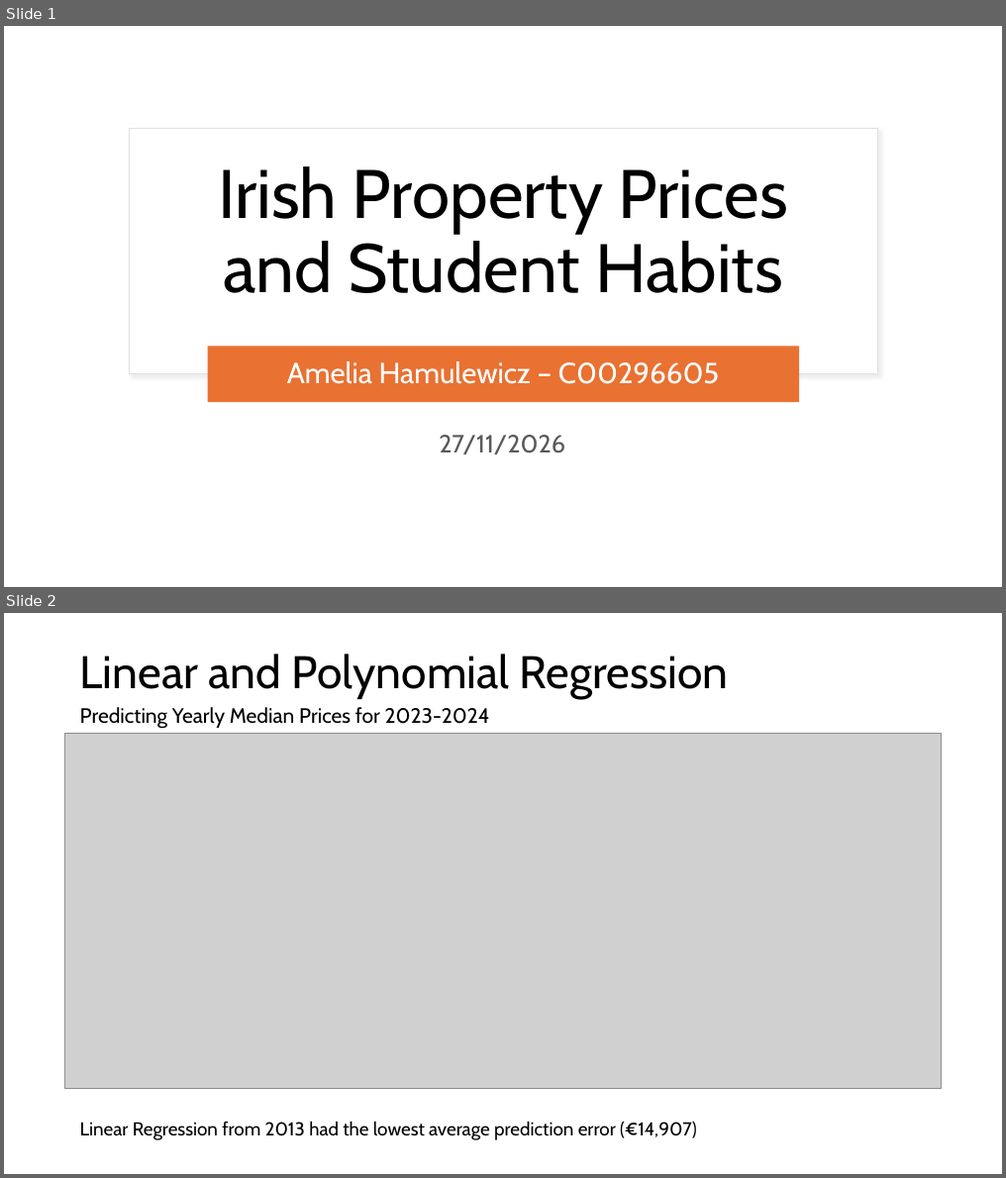
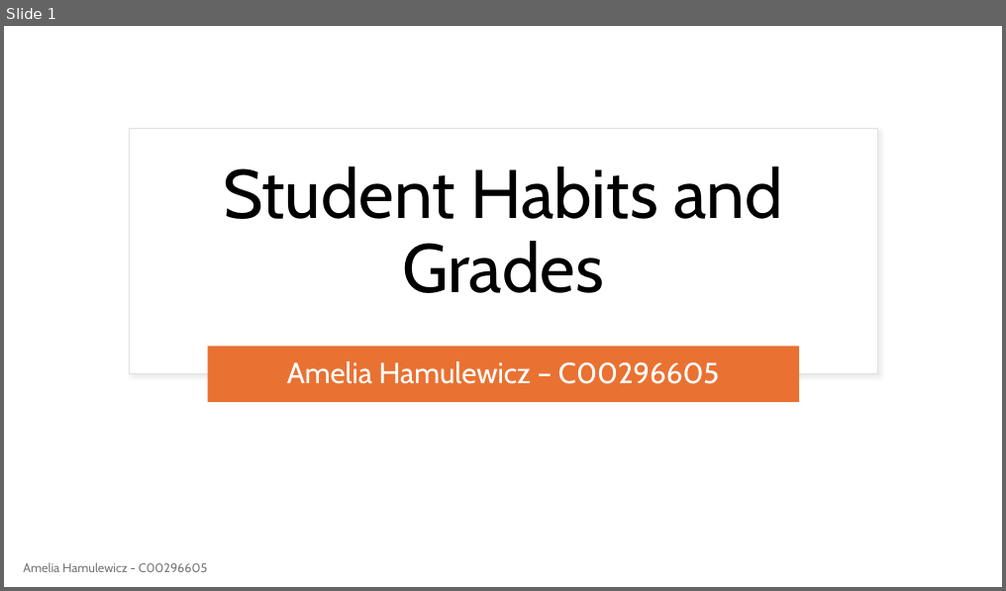
Before and after one commit to amelia720/Data-Science-Portfolio-Amelia-Hamulewicz, a slide deck: docs/Irish Property Prices and Student Habits.pptx. Shown one above the other, each under a label of ours: slides 1 and 2 before the commit, slide 1 after it. The pictures are 1006x1178 and 1006x591 pixels, drawn with LibreOffice and Linux fonts; fonts in the diff are those of the drawing; grey boxes stand for pictures. Boxes give left, top, right and bottom in pixels: in the first picture for what was removed or moved away, otherwise in the second. Text is boxed around its words. In the diff, an @@ line names an element or a change of style, - is before the commit and + after.

```diff
--- a/docs/Irish Property Prices and Student Habits.pptx
+++ b/docs/Irish Property Prices and Student Habits.pptx
@@ slide 2 removed at <box>4,613,1002,1174</box>, background #FFFFFF @@
@@ title removed at <box>80,654,729,699</box> @@
-Linear and Polynomial Regression
@@ text removed at <box>80,707,490,729</box> @@
-Predicting Yearly Median Prices for 2023-2024
@@ picture removed at <box>65,734,942,1089</box> @@
@@ text removed at <box>80,1121,697,1141</box> @@
-Linear Regression from 2013 had the lowest average prediction error (€14,907)
@@ slide 1 changed as well @@
@@ title at <box>223,167,782,293</box>: text changed @@
-Irish Property Prices and Student Habits
+Student Habits and Grades
@@ text removed at <box>439,435,565,455</box> @@
-27/11/2026
@@ text added at <box>23,563,208,572</box>, 12 pt, text #797979 @@
+Amelia Hamulewicz - C00296605
```
Also in this commit, not shown: 3 other slides changed, 2 other slides removed, 2 other files.
